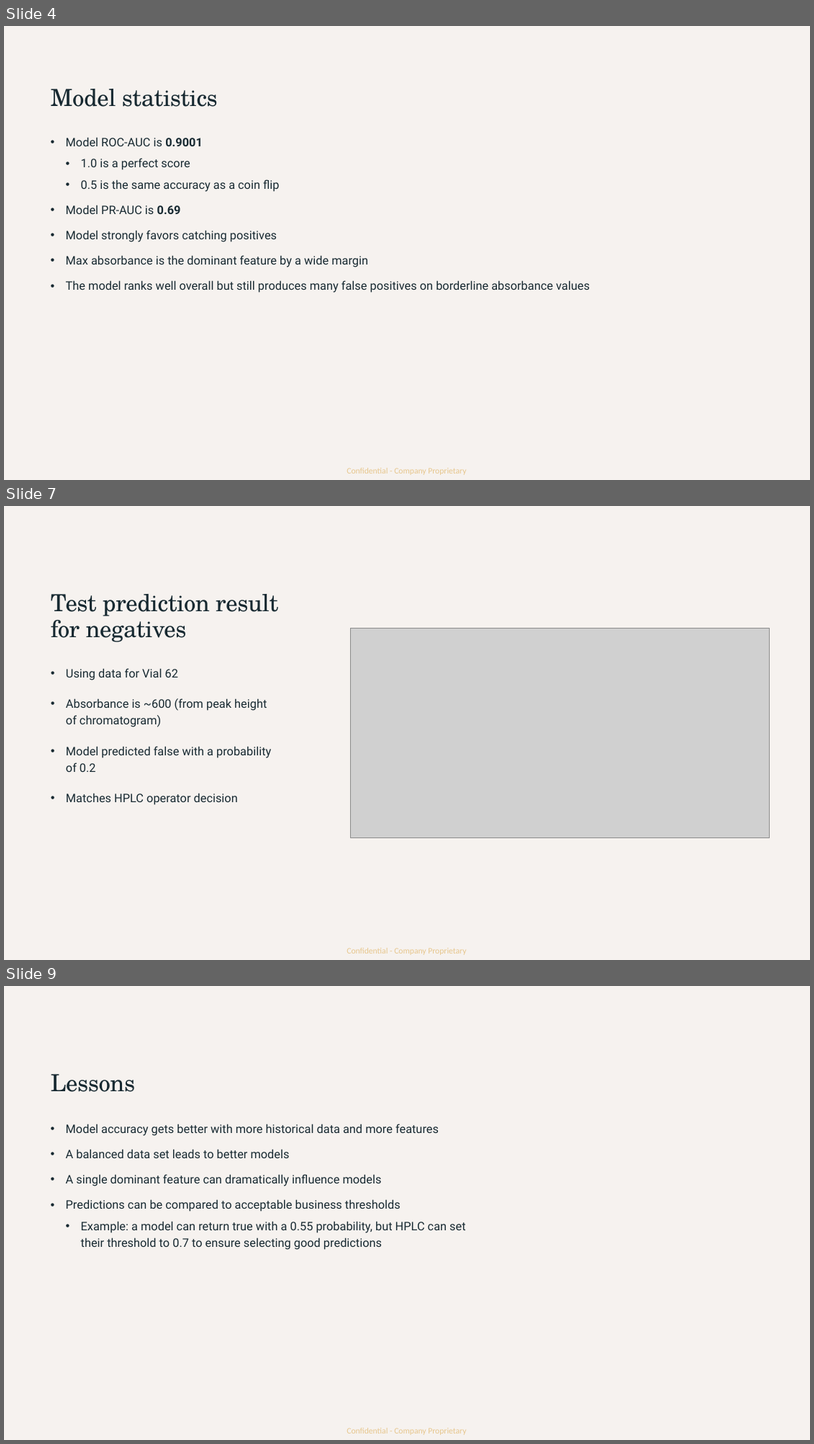
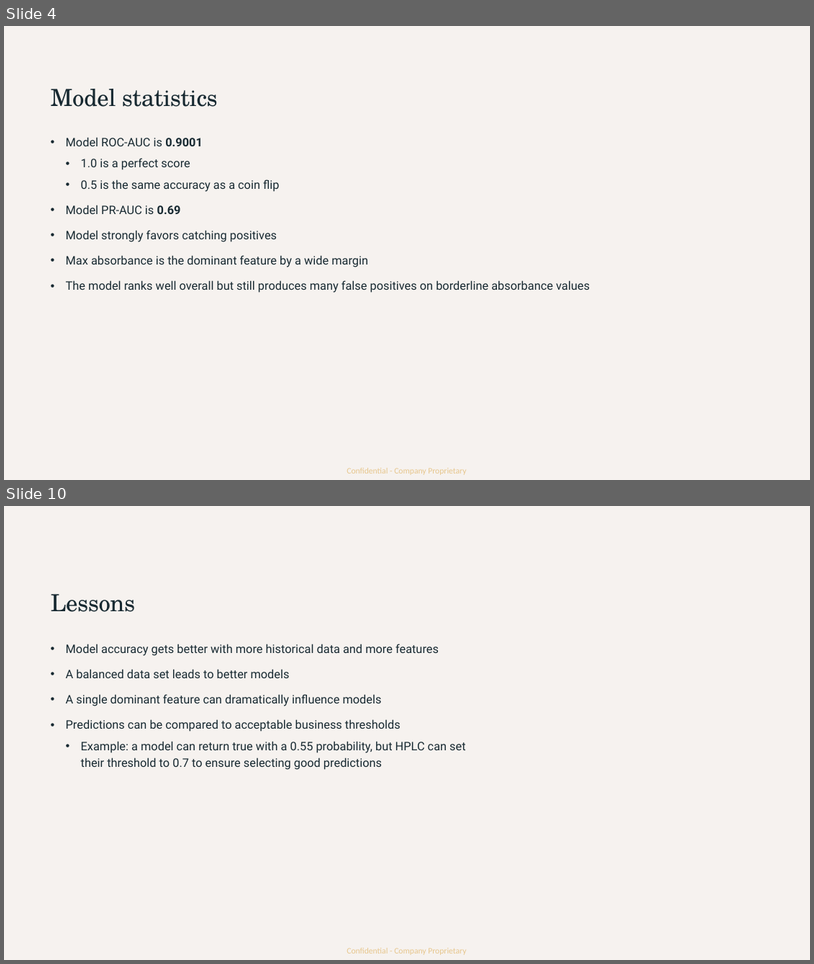
Before and after one commit to idt-hzhang/predictive_bio_models, a slide deck: Hackathon_Presentation.pptx. Shown one above the other, each under a label of ours: slides 4, 7 and 9 before the commit, slides 4 and 10 after it; the slides between them are not shown. The pictures are 814x1444 and 814x964 pixels, drawn with LibreOffice and Linux fonts; fonts in the diff are those of the drawing; grey boxes stand for pictures. Boxes give left, top, right and bottom in pixels: in the first picture for what was removed or moved away, otherwise in the second. Text is boxed around its words. In the diff, an @@ line names an element or a change of style, - is before the commit and + after.

```diff
--- a/Hackathon_Presentation.pptx
+++ b/Hackathon_Presentation.pptx
@@ slide 7 removed at (4,506,810,960), background #F6F2EF; not listed: 1 template element that a slide beside it also shows @@
@@ title removed at (51,594,278,642) @@
-Test prediction result for negatives
@@ picture removed at (350,628,770,837) @@
@@ text removed at (66,668,271,805) @@
-• Using data for Vial 62
-  • Absorbance is ~600 (from peak height of chromatogram)
-• Model predicted false with a probability of 0.2
-• Matches HPLC operator decision
@@ what was slide 9 is now slide 10 @@
```
Also in this commit, not shown: 1 slide changed, 1 slide added, 3 other slides removed.
